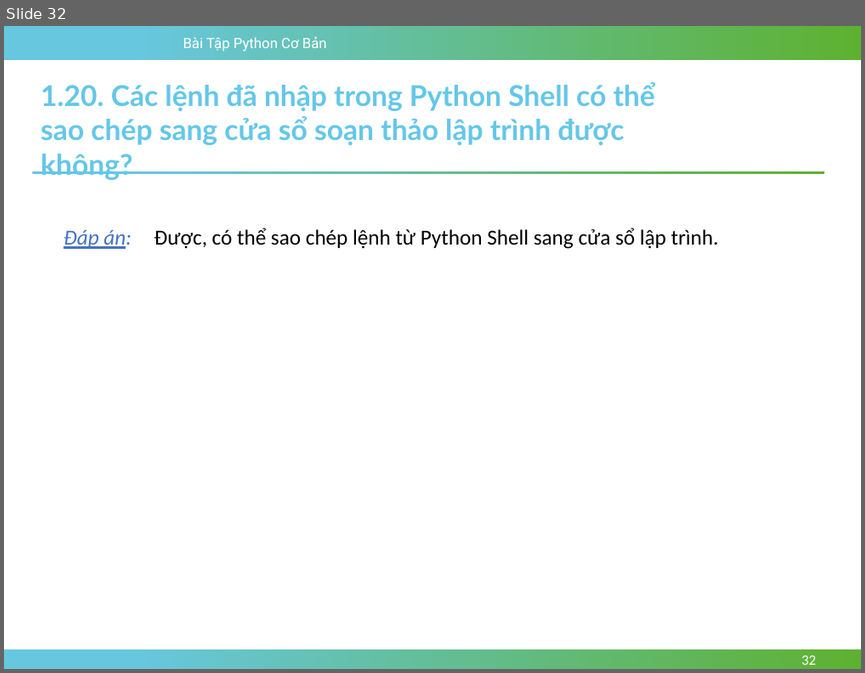
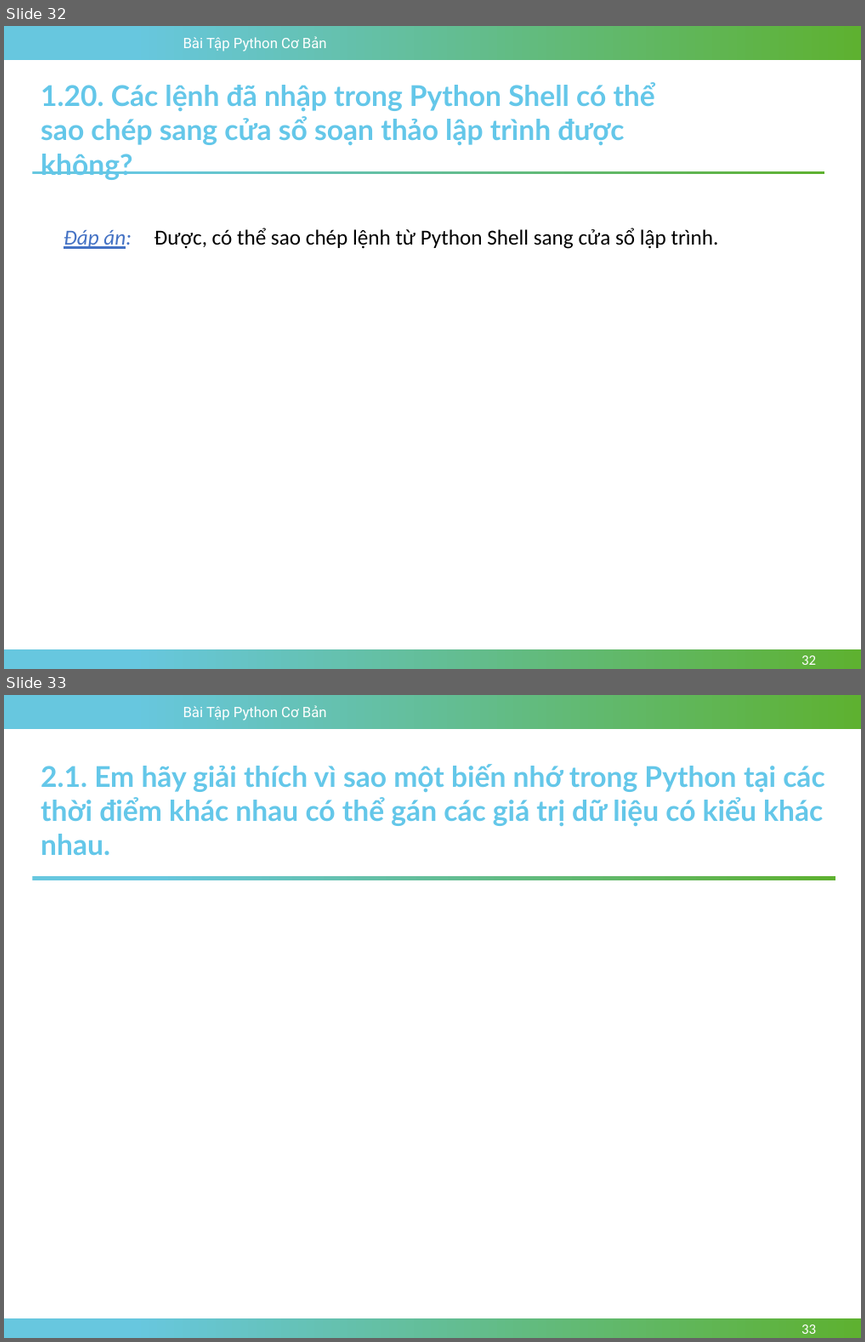
Before and after one commit to TriPhan0511/BaiTapPythonCoBan, a slide deck: documents/slides/Chuong-02-Lam-Quen-Voi-Moi-Truong-Tuong-Tac-Python.pptx. Shown one above the other, each under a label of ours: slide 32 before the commit, slides 32 and 33 after it. The pictures are 865x673 and 865x1342 pixels, drawn with LibreOffice and Linux fonts; fonts in the diff are those of the drawing; background and template pictures are left out. Boxes give left, top, right and bottom in pixels: in the first picture for what was removed or moved away, otherwise in the second. Text is boxed around its words. In the diff, an @@ line names an element or a change of style, - is before the commit and + after.

```diff
--- a/documents/slides/Chuong-02-Lam-Quen-Voi-Moi-Truong-Tuong-Tac-Python.pptx
+++ b/documents/slides/Chuong-02-Lam-Quen-Voi-Moi-Truong-Tuong-Tac-Python.pptx
@@ slide 33 added at box(4, 695, 861, 1338), background #FFFFFF; not listed: 3 template elements that a slide beside it also shows @@
@@ text added at box(41, 764, 824, 855), 24 pt, text #64C7E9, bold @@
+2.1. Em hãy giải thích vì sao một biến nhớ trong Python tại các thời điểm khác nhau có thể gán các giá trị dữ liệu có kiểu khác nhau.
@@ rectangle added at box(32, 876, 835, 880), fill gradient #67C7DF to #5EB130 @@
@@ page number added at box(801, 1324, 816, 1333), 12 pt, text #FFFFFF @@
+33
```
Also in this commit, not shown: 1 slide changed, 13 other slides added, 10 other files.
